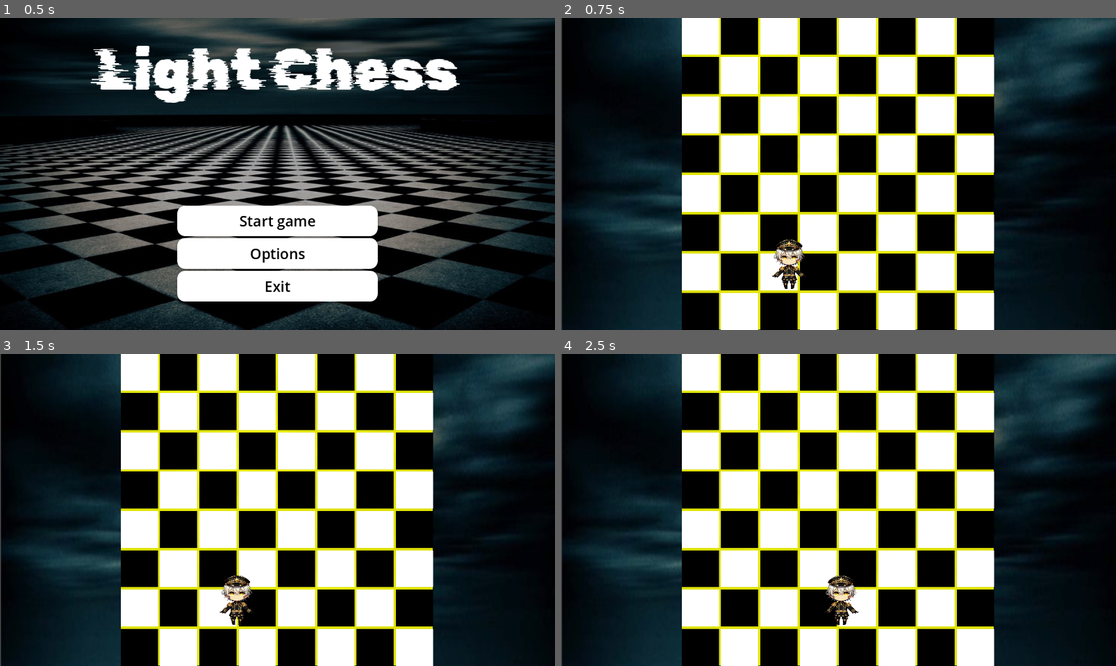
Above: before the commit, frames 1-4 (two rows, left to right).
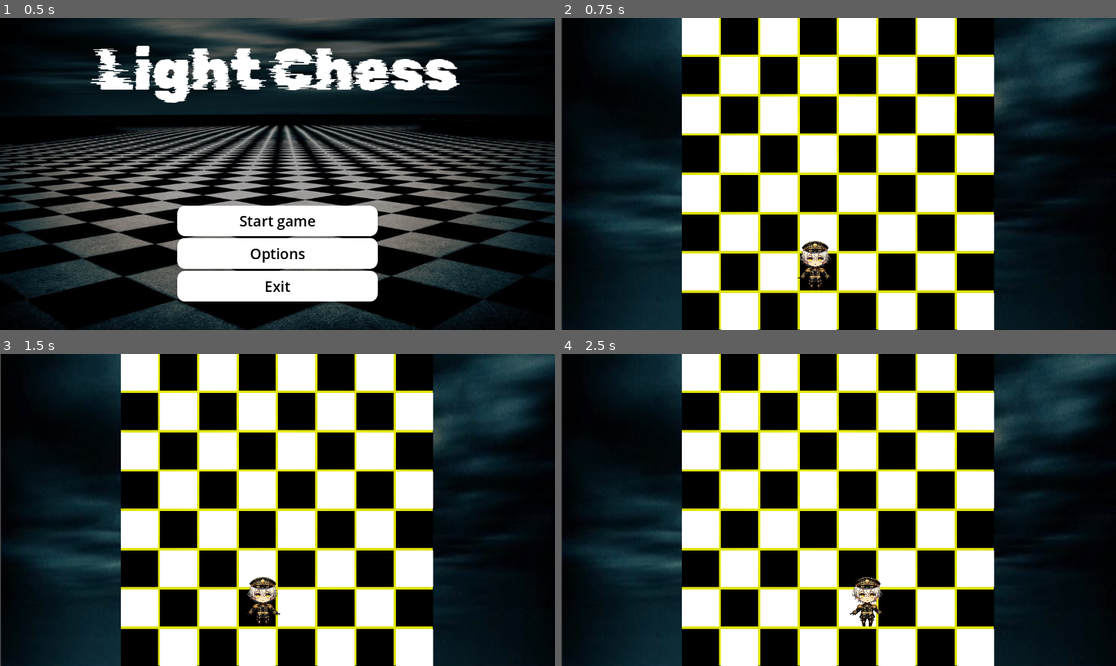
Above: after the commit, the same moments.

Repository: sonnypyo/GodotProject
Game: Godot game, scene res://Scenes/main_menu.tscn
Same seed, same stepped clock (60 frames per second), same inputs: the game is played once before the commit and once after it. The project has no main scene, so this scene is started directly.
Inputs:
- Up to frame 1 (0.5 s): no input
- Up to frame 2 (0.75 s): click "Start game" at 0.5 s
- Up to frame 3 (1.5 s): tap Enter (ui_accept) at 1.25 s; hold Right (ui_right) from 1.28 s (still down)
- Up to frame 4 (2.5 s): keep holding Right (ui_right); tap Enter (ui_accept) at 1.52, 2.27 s

Frame 1 is identical in both runs. In frame 2, 1.0% of the frame differs, in the area x 37-49%, y 71-88%; in frame 3, 1.0%; in frame 4, 1.1%, in the area x 47-58%, y 71-88%.

Commit message:
Update level.tscn

Diff:
--- a/godotfinalproject/Scenes/level.tscn
+++ b/godotfinalproject/Scenes/level.tscn
@@ -19,7 +19,7 @@
 scale = Vector2(4, 4)
 
 [node name="CharacterBody2D" parent="." instance=ExtResource("3_1m20a")]
-position = Vector2(736, 1466)
+position = Vector2(916, 1477)
 scale = Vector2(0.337562, 0.337562)
 script = ExtResource("4_xwche")
 
